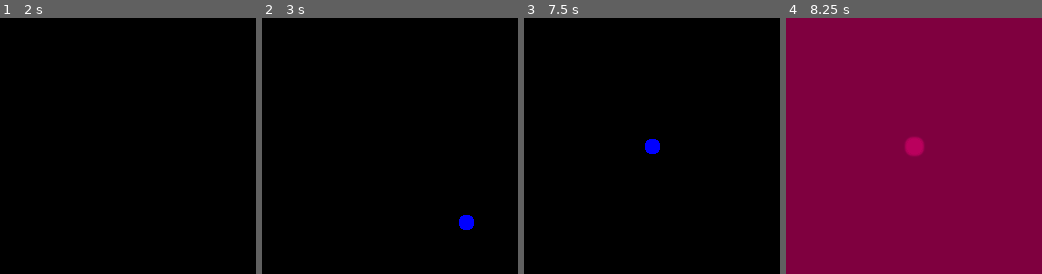
Above: before the commit, frames 1-4 (left to right).
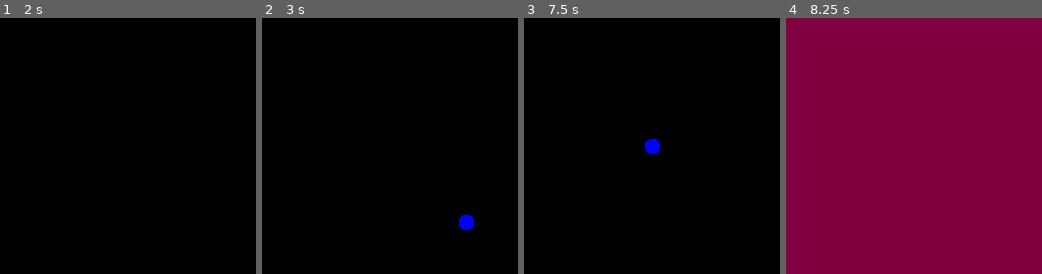
Above: after the commit, the same moments.

Repository: RoquefortCheese/wavesim
Game: Godot game, scene res://main.tscn
The game is run twice, just before and just after one commit, with the same random seed, the same clock (stepped at 60 frames per second) and the same inputs.
Inputs (mouse positions are % of the whole screen's width and height, from its top left):
- Up to frame 1 (2 s): tap Enter at 0.5 s; move the mouse to (72, 45) at 0.52 s; hold Up (paletteup) 0.53-1.28 s; hold Shift (clear) 0.53-1.28 s; click (72, 45) at 0.67 s; tap Space (drawtoggle) at 1.25 s; move the mouse to (30, 55) at 1.27 s; hold Down (pallettedown) from 1.28 s (still down); tap Shift (clear) at 1.35 s
- Up to frame 2 (3 s): tap Enter at 2 s; move the mouse to (60, 28) at 2.02 s; release Down (pallettedown) at 2.03 s; hold Space (drawtoggle) 2.03-2.78 s; hold Up (paletteup) from 2.03 s (still down); tap Shift (clear) at 2.3 s; move the mouse to (45, 70) at 2.77 s; tap W (magnitoggle) at 2.85 s; click (45, 70) at 2.92 s
- Up to frame 3 (7.5 s): tap Shift (clear) at 3.05, 4.35, 5.3, 6.05, 7.35 s; tap Enter at 3.5 s; move the mouse to (80, 65) at 3.52 s; release Up (paletteup) at 3.53 s; hold Shift (clear) 3.53-4.28 s; hold Down (pallettedown) 3.53-5.78 s; tap Space (drawtoggle) at 4.25 s; move the mouse to (20, 35) at 4.27 s; move the mouse to (55, 50) at 5.02 s; hold Space (drawtoggle) 5.03-5.78 s; click (55, 50) at 5.17 s; move the mouse to (35, 25) at 5.77 s; hold Up (paletteup) from 5.78 s (still down); tap W (magnitoggle) at 5.85 s; move the mouse to (72, 45) at 6.52 s; hold Shift (clear) 6.53-7.28 s; move the mouse to (30, 55) at 7.27 s; click (30, 55) at 7.42 s
- Up to frame 4 (8.25 s): move the mouse to (60, 28) at 8.02 s; release Up (paletteup) at 8.03 s; hold Down (pallettedown) from 8.03 s (still down); hold Space (drawtoggle) from 8.03 s (still down)
The pictures show only the part of the screen within x 5-55%, y 30-80%; the shares and areas given below are measured in that part.

Frames 1-3 are identical in both runs. In frame 4, 0.5% of the frame differs, in the area x 46-54%, y 46-54%.

Commit message:
Keep the wave field in float32 and use an isotropic Laplacian.
The 8-bit color round-trip biased velocity until regions drifted bright or dark, and the axis-only derivative put corners on wavefronts.

Co-authored-by: Cursor <cursoragent@cursor.com>

Diff:
--- a/main.gd
+++ b/main.gd
@@ -7,36 +7,38 @@
 	Zindex.ANTI: Color.BLUE,
 }
 
+const SIZE := 512
+
 var drawing := false
 var paintbrush := Zindex.OSC
 var lastmousepos: Vector2
 var lastmousegood := false
+var sim_ready := false
+var state_texture := Texture2DRD.new()
+var read_index := 0
+var write_index := 1
 
 func reset() -> void:
+	var bytes := _state_bytes()
+	read_index = 0
+	write_index = 1
+	RenderingServer.call_on_render_thread(_upload_state.bind(bytes))
+	await get_tree().process_frame
+
+func _state_bytes() -> PackedByteArray:
+	var zimage: Image = $DrawingRect.texture.get_image()
 	var bytes := PackedByteArray()
-	for px in 512 ** 2:
-		for byte in 6:
-			bytes.append(0)
-	var image := Image.new()
-	image.set_data(512, 512, false, Image.FORMAT_RGB16, bytes)
-	var zimage: Image = $DrawingRect.texture.get_image()
-	for x in 512:
-		for y in 512:
-			#var zindex = Zindex.STANDARD
-			#var disp = Vector2(x, y) / 256. - Vector2.ONE
-			#if disp.length() < 0.5:
-				#zindex = Zindex.STONE
-			#if (Vector2.ONE - abs(disp)).length() < 2 ** -5.:
-				#zindex = Zindex.OSC
-			var zval: float = round(zimage.get_pixel(x, y).r * 8) / 8.
-			image.set_pixel(x, y, Color(valtostore(0), valtostore(0), zval))
-	$SimViewport/SimShader.material.set_shader_parameter("screen", ImageTexture.create_from_image(image))
-	for frame in 4:
-		await get_tree().process_frame
-
-func valtostore(val: float) -> float:
-	#return 0.5 - atan(val) / PI
-	return (val + 2) / 4
+	bytes.resize(SIZE * SIZE * 16)
+	var i := 0
+	for y in SIZE:
+		for x in SIZE:
+			var kind := round(zimage.get_pixel(x, y).r * 8.0)
+			bytes.encode_float(i, 0.0)
+			bytes.encode_float(i + 4, 0.0)
+			bytes.encode_float(i + 8, kind)
+			bytes.encode_float(i + 12, 1.0)
+			i += 16
+	return bytes
 
 func larpdraw(mousepos: Vector2, image: Image) -> void:
 	print(1)
@@ -77,10 +79,8 @@
 		else:
 			lastmousegood = false
 		$DrawingShader.material.set_shader_parameter("screen", $DrawingRect.texture)
-	else:
-		var image: Image = $SimTexture.texture.get_image()
-		var texture := ImageTexture.create_from_image(image)
-		$SimViewport/SimShader.material.set_shader_parameter("screen", texture)
+	elif sim_ready:
+		_step_simulation()
 
 func startdrawing() -> void:
 	var bytes := PackedByteArray()
@@ -121,5 +121,111 @@
 
 func _ready() -> void:
 	startdrawing()
+	RenderingServer.call_on_render_thread(_initialize_compute_code)
+	await get_tree().process_frame
+	_bind_display_texture()
 	await toggledrawing()
 	updatesample()
+
+func _exit_tree() -> void:
+	if state_texture:
+		state_texture.texture_rd_rid = RID()
+	RenderingServer.call_on_render_thread(_free_compute_resources)
+
+func _step_simulation() -> void:
+	state_texture.texture_rd_rid = texture_rds[write_index]
+	var time := float(Time.get_ticks_msec()) * 0.001
+	RenderingServer.call_on_render_thread(_dispatch.bind(read_index, write_index, time))
+	var previous := read_index
+	read_index = write_index
+	write_index = previous
+
+func _bind_display_texture() -> void:
+	if texture_rds.is_empty() or not texture_rds[0].is_valid():
+		push_error("Wave simulation needs the Forward+ renderer so the field can stay in float32.")
+		return
+	state_texture.texture_rd_rid = texture_rds[0]
+	var mat: ShaderMaterial = $VisualShader.material
+	mat.set_shader_parameter("state", state_texture)
+	sim_ready = true
+
+var rd: RenderingDevice
+var shader: RID
+var pipeline: RID
+var texture_rds: Array[RID] = []
+var read_sets: Array[RID] = []
+var write_sets: Array[RID] = []
+
+func _make_image_set(texture_rd: RID, set_index: int) -> RID:
+	var uniform := RDUniform.new()
+	uniform.uniform_type = RenderingDevice.UNIFORM_TYPE_IMAGE
+	uniform.binding = 0
+	uniform.add_id(texture_rd)
+	return rd.uniform_set_create([uniform], shader, set_index)
+
+func _initialize_compute_code() -> void:
+	rd = RenderingServer.get_rendering_device()
+	if rd == null:
+		push_error("No rendering device. Switch the project renderer to Forward+.")
+		return
+	var shader_file: RDShaderFile = load("res://sim_compute.glsl")
+	var spirv := shader_file.get_spirv()
+	if spirv.compile_error_compute != "":
+		push_error(spirv.compile_error_compute)
+		return
+	shader = rd.shader_create_from_spirv(spirv)
+	pipeline = rd.compute_pipeline_create(shader)
+
+	var tf := RDTextureFormat.new()
+	tf.format = RenderingDevice.DATA_FORMAT_R32G32B32A32_SFLOAT
+	tf.texture_type = RenderingDevice.TEXTURE_TYPE_2D
+	tf.width = SIZE
+	tf.height = SIZE
+	tf.depth = 1
+	tf.array_layers = 1
+	tf.mipmaps = 1
+	tf.usage_bits = (
+		RenderingDevice.TEXTURE_USAGE_SAMPLING_BIT
+		| RenderingDevice.TEXTURE_USAGE_STORAGE_BIT
+		| RenderingDevice.TEXTURE_USAGE_CAN_UPDATE_BIT
+		| RenderingDevice.TEXTURE_USAGE_CAN_COPY_TO_BIT
+	)
+	for i in 2:
+		var tex := rd.texture_create(tf, RDTextureView.new(), [])
+		rd.texture_clear(tex, Color(0, 0, 0, 1), 0, 1, 0, 1)
+		texture_rds.append(tex)
+		read_sets.append(_make_image_set(tex, 0))
+		write_sets.append(_make_image_set(tex, 1))
+
+func _upload_state(bytes: PackedByteArray) -> void:
+	if rd == null:
+		return
+	for tex in texture_rds:
+		rd.texture_update(tex, 0, bytes)
+
+func _dispatch(src: int, dst: int, time: float) -> void:
+	if not pipeline.is_valid() or not read_sets[src].is_valid() or not write_sets[dst].is_valid():
+		return
+	var push := PackedFloat32Array([time, 0.0, 0.0, 0.0])
+	var compute_list := rd.compute_list_begin()
+	rd.compute_list_bind_compute_pipeline(compute_list, pipeline)
+	rd.compute_list_bind_uniform_set(compute_list, read_sets[src], 0)
+	rd.compute_list_bind_uniform_set(compute_list, write_sets[dst], 1)
+	rd.compute_list_set_push_constant(compute_list, push.to_byte_array(), push.size() * 4)
+	rd.compute_list_dispatch(compute_list, SIZE / 16, SIZE / 16, 1)
+	rd.compute_list_end()
+
+func _free_compute_resources() -> void:
+	if rd == null:
+		return
+	for tex in texture_rds:
+		if tex.is_valid():
+			rd.free_rid(tex)
+	for s in read_sets + write_sets:
+		if s.is_valid():
+			rd.free_rid(s)
+	if shader.is_valid():
+		rd.free_rid(shader)
+	texture_rds.clear()
+	read_sets.clear()
+	write_sets.clear()
--- a/main.gdshader
+++ b/main.gdshader
@@ -1,63 +1,7 @@
 shader_type canvas_item;
-uniform sampler2D screen;
-const float c2 = 1.;
-const float vm = 0.1;
-const int sampr = 0;
-const float speed = 1.5;
 
-float storetoval(float stored) {
-	//return tan((0.5 - stored) * PI);
-	return stored * 4. - 2.;
-}
-
-float valtostore(float val) {
-	//return 0.5 - atan(val) / PI;
-	return (val + 2.) / 4.;
-}
+// The simulation moved to sim_compute.glsl. This file is unused.
 
 void fragment() {
-	vec3 self = texture(screen, UV).xyz;
-	float pos;
-	float vel;
-	switch (int(self.z * 8.)) {
-		case 0:  // standard
-			pos = storetoval(self.x);
-			vel = storetoval(self.y);
-			for (int axis = 0; axis < 2; axis++) {
-				float sum = 0.;
-				for (int delta = -sampr; delta <= sampr; delta++) {
-					vec2 disp = vec2(0);
-					disp[axis] = 1.;
-					float left = storetoval(texture(screen, UV + (disp * float(delta - 1)) * SCREEN_PIXEL_SIZE).x);
-					float middle = storetoval(texture(screen, UV + (disp * float(delta)) * SCREEN_PIXEL_SIZE).x);
-					float right = storetoval(texture(screen, UV + (disp * float(delta + 1)) * SCREEN_PIXEL_SIZE).x);
-					float ld = middle - left;
-					float rd = right - middle;
-					float slopeslope = rd - ld;
-					sum += slopeslope;
-				}
-				vel += sum / float(sampr * 2 + 1) * c2;
-			}
-			pos += vel * vm;
-			break;
-		case 1:  // stone
-			pos = 0.;
-			vel = 0.;
-			break;
-		case 2:  // oscillator
-			float factor = PI * speed;
-			float osctime = TIME * factor;
-			pos = sin(osctime);
-			vel = cos(osctime) * factor;
-			break;
-		case 3:  // offset oscillator
-			float factor = PI * speed;
-			float osctime = TIME * factor;
-			pos = -sin(osctime);
-			vel = -cos(osctime) * factor;
-			break;
-	}
-	COLOR.x = valtostore(pos);
-	COLOR.y = valtostore(vel);
-	COLOR.z = self.z;
+	COLOR = vec4(0.0);
 }
--- a/main.tscn
+++ b/main.tscn
@@ -1,16 +1,9 @@
 [gd_scene format=3 uid="uid://bcnu6f7668ro4"]
 
 [ext_resource type="Script" uid="uid://bcutm6hc4f5xs" path="res://main.gd" id="1_h2yge"]
-[ext_resource type="Shader" uid="uid://futkbwki6664" path="res://main.gdshader" id="1_ig7tw"]
 [ext_resource type="Shader" uid="uid://bkxchsplg1irv" path="res://post.gdshader" id="2_0xm2m"]
 [ext_resource type="Shader" uid="uid://d3diudicuj6yd" path="res://drawing.gdshader" id="4_1bvp3"]
 [ext_resource type="Shader" uid="uid://br8x53885idrf" path="res://pallette.gdshader" id="5_lquwl"]
-
-[sub_resource type="ViewportTexture" id="ViewportTexture_tqqyt"]
-viewport_path = NodePath("SimViewport")
-
-[sub_resource type="ShaderMaterial" id="ShaderMaterial_tqqyt"]
-shader = ExtResource("1_ig7tw")
 
 [sub_resource type="ShaderMaterial" id="ShaderMaterial_ig7tw"]
 shader = ExtResource("2_0xm2m")
@@ -33,24 +26,6 @@
 
 [node name="Main" type="Node" unique_id=1781353615]
 script = ExtResource("1_h2yge")
-
-[node name="SimTexture" type="TextureRect" parent="." unique_id=737953225]
-anchors_preset = 15
-anchor_right = 1.0
-anchor_bottom = 1.0
-grow_horizontal = 2
-grow_vertical = 2
-texture = SubResource("ViewportTexture_tqqyt")
-
-[node name="SimViewport" type="SubViewport" parent="." unique_id=732508478]
-
-[node name="SimShader" type="ColorRect" parent="SimViewport" unique_id=1875185825]
-material = SubResource("ShaderMaterial_tqqyt")
-anchors_preset = 15
-anchor_right = 1.0
-anchor_bottom = 1.0
-grow_horizontal = 2
-grow_vertical = 2
 
 [node name="VisualShader" type="ColorRect" parent="." unique_id=2082077059]
 material = SubResource("ShaderMaterial_ig7tw")
--- a/post.gdshader
+++ b/post.gdshader
@@ -1,23 +1,18 @@
 shader_type canvas_item;
-uniform sampler2D screen: hint_screen_texture;
+uniform sampler2D state : filter_nearest, repeat_disable, hint_default_black;
 uniform vec3 wavecolor;
 uniform vec3 magnicolor;
 uniform vec3 stonecolor;
 uniform bool magnitude;
 
-float storetoval(float stored) {
-	//return tan((0.5 - stored) * PI);
-	return stored * 4. - 2.;
-}
-
 void fragment() {
-	vec3 self = texture(screen, UV).xyz;
-	switch (int(self.z * 8.)) {
+	vec3 self = texture(state, UV).xyz;
+	switch (int(self.z + 0.5)) {
 		case 0:
 		case 2:
 		case 3:
-			float waveval = clamp(storetoval(self.x), -2., 2.) / 2.;
-			float brightness = magnitude ? abs(waveval) : ((waveval + 1.) / 2.);
+			float waveval = clamp(self.x, -2.0, 2.0) / 2.0;
+			float brightness = magnitude ? abs(waveval) : ((waveval + 1.0) / 2.0);
 			COLOR.rgb = (magnitude ? magnicolor : wavecolor) * brightness;
 			break;
 		case 1:
--- a/project.godot
+++ b/project.godot
@@ -12,7 +12,7 @@
 
 config/name="wave simulation"
 run/main_scene="uid://bcnu6f7668ro4"
-config/features=PackedStringArray("4.7", "GL Compatibility")
+config/features=PackedStringArray("4.7", "Forward Plus")
 config/icon="res://icon.svg"
 
 [debug]
@@ -65,5 +65,5 @@
 [rendering]
 
 rendering_device/driver.windows="d3d12"
-renderer/rendering_method="gl_compatibility"
-renderer/rendering_method.mobile="gl_compatibility"
+renderer/rendering_method="forward_plus"
+renderer/rendering_method.mobile="forward_plus"
Not shown, added: sim_compute.glsl
